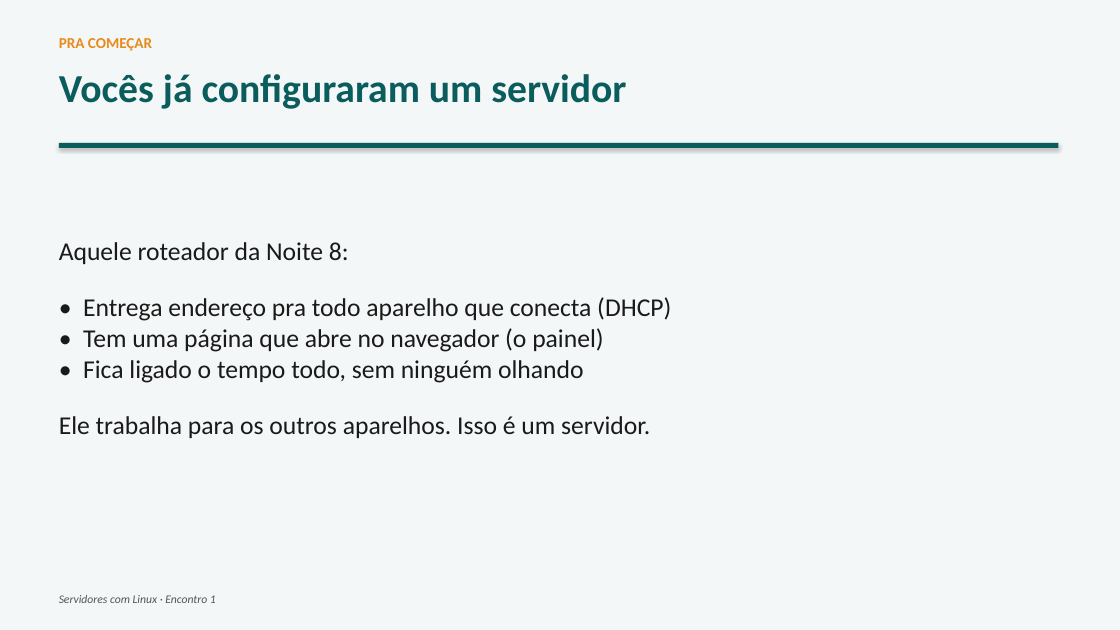
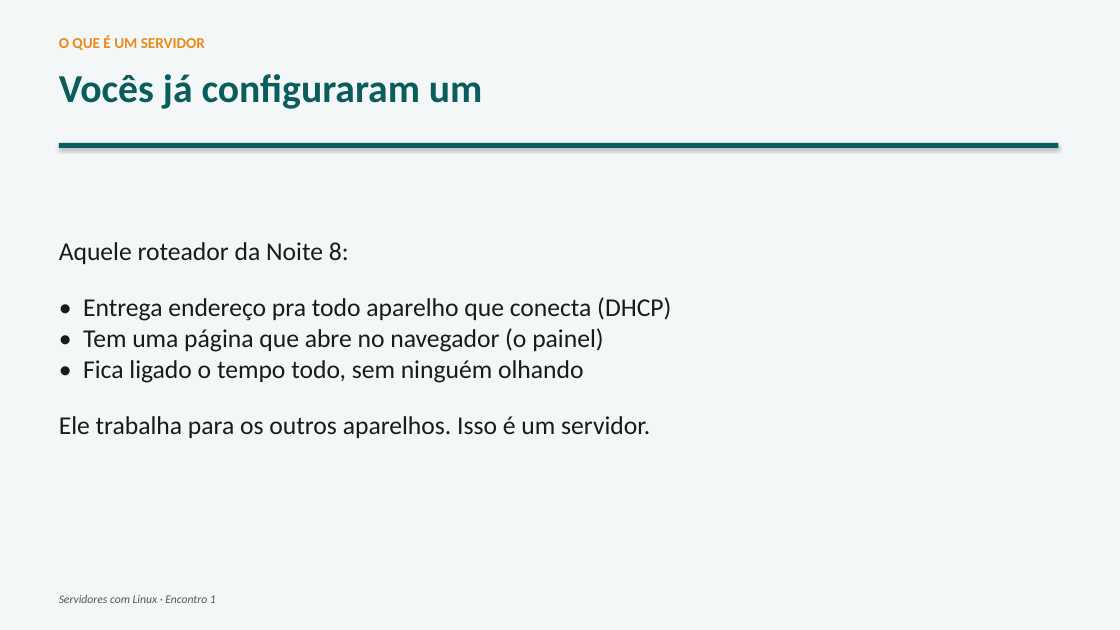
Before and after one commit to joninedel-prog/gerador_contratos, a slide deck: slide 6 of Aula - Servidores 1 - Instalando o Ubuntu e o primeiro site.pptx (slide 2 before the commit). Drawn at 1120x630 pixels with LibreOffice and Linux fonts; fonts in the diff are those of the drawing. Boxes give left, top, right and bottom in pixels: in the first picture for what was removed or moved away, otherwise in the second. Text is boxed around its words. In the diff, an @@ line names an element or a change of style, - is before the commit and + after.

```diff
--- a/Aula - Servidores 1 - Instalando o Ubuntu e o primeiro site.pptx
+++ b/Aula - Servidores 1 - Instalando o Ubuntu e o primeiro site.pptx
@@ text at [59,35,205,50]: text changed @@
-PRA COMEÇAR
+O QUE É UM SERVIDOR
@@ text at [59,74,482,109]: text changed @@
-Vocês já configuraram um servidor
+Vocês já configuraram um
```
Also in this commit, not shown: 14 other slides changed, 13 slides added, 1 slide removed, 4 other files.
